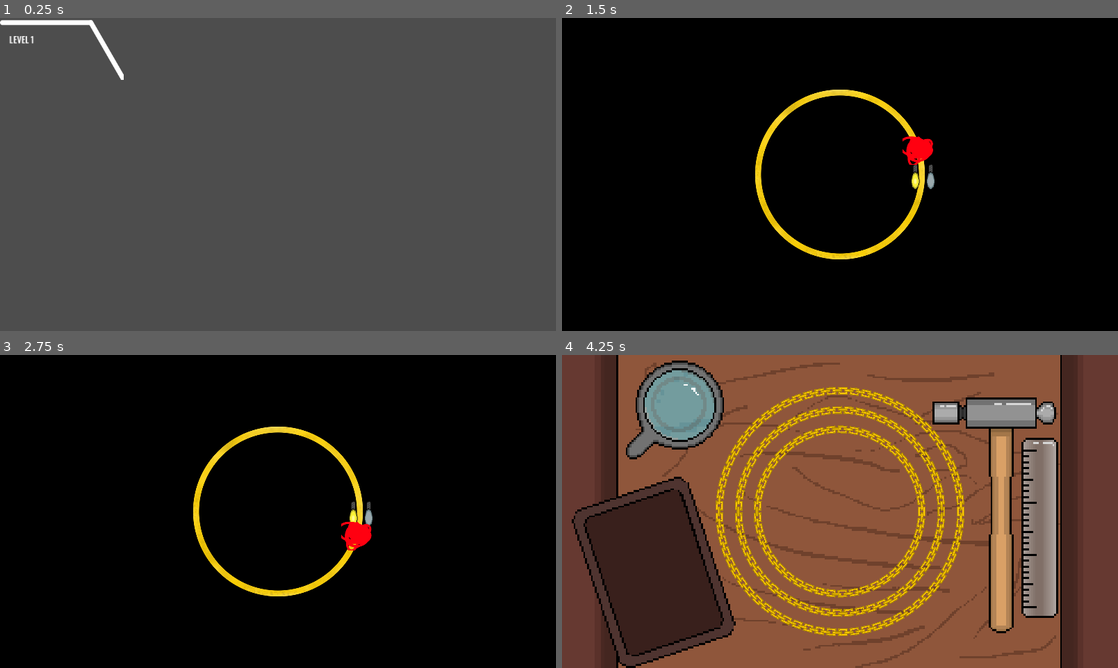
Above: before the commit, frames 1-4 (two rows, left to right).
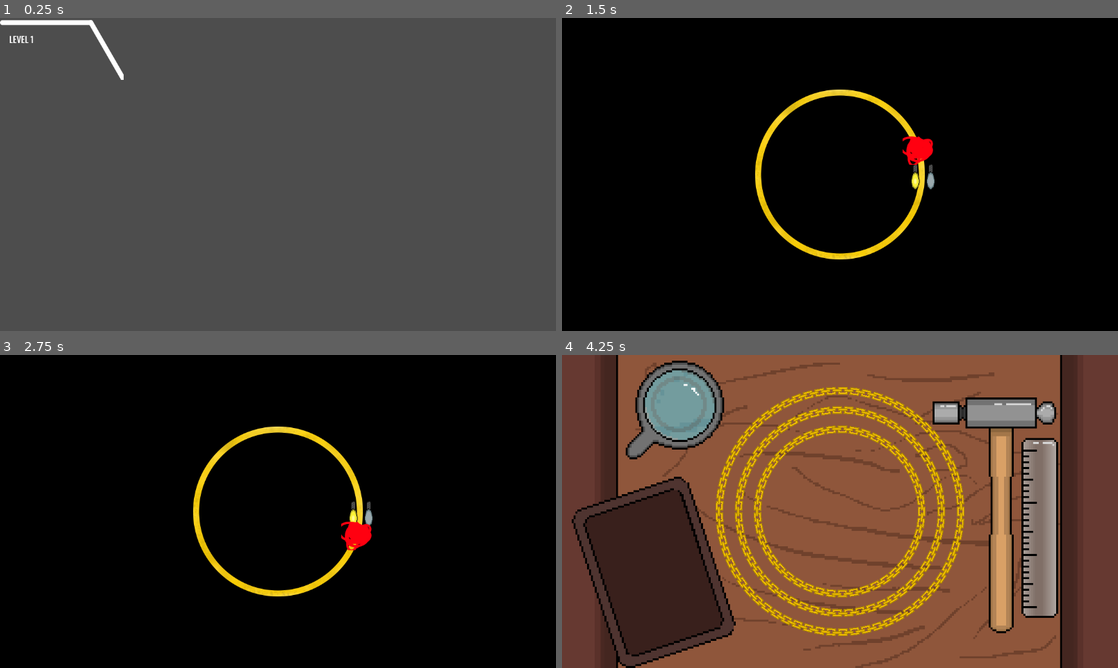
Above: after the commit, the same moments.

Repository: triangle-int/logi-charm
Game: Godot game, scene res://scenes/ui/branch.tscn
The game is run twice, just before and just after one commit, with the same random seed, the same clock (stepped at 60 frames per second) and the same inputs. This scene is started directly instead of the project's main scene.
Inputs (mouse positions are in pixels of both pictures, inside the frame that each line leads up to):
- Up to frame 1 (0.25 s): no input
- Up to frame 2 (1.5 s): click (623, 49) at 0.5 s; click (617, 46) at 1.25 s
- Up to frame 3 (2.75 s): tap Enter (ui_accept) at 2, 2.27 s; move the mouse to (400, 495) at 2.02 s; click (400, 495) at 2.17 s
- Up to frame 4 (4.25 s): drag from (728, 527) to (812, 574) at 2.77 s; move the mouse to (895, 442) at 3.52 s; click (895, 442) at 3.67 s

The runs differ from the first frame. In frame 1, less than 0.1% of the frame differs, in the area x 1-6%, y 5-9%; in frame 2, 0.3%; in frame 3, 0.3%; in frame 4, 2.9%, in the area x 1-90%, y 0-100%.

Commit message:
Fixed table aspect

Diff:
--- a/project.godot
+++ b/project.godot
@@ -22,7 +22,7 @@
 
 [display]
 
-window/stretch/mode="canvas_items"
+window/stretch/mode="viewport"
 window/stretch/aspect="expand"
 
 [rendering]
--- a/scenes/game.tscn
+++ b/scenes/game.tscn
@@ -6,6 +6,7 @@
 [ext_resource type="Script" path="res://scripts/chain/straight_chain.gd" id="5_rxk4b"]
 [ext_resource type="Texture2D" uid="uid://c8nvqsmkdwk86" path="res://sprites/background/table_background.png" id="5_s121d"]
 [ext_resource type="PackedScene" uid="uid://27ly8i0tovum" path="res://scenes/chain.tscn" id="6_mbphy"]
+[ext_resource type="Texture2D" uid="uid://d3xuk5p8mdhpn" path="res://sprites/background/table_toolbox.png" id="7_jwhax"]
 [ext_resource type="PackedScene" uid="uid://c25ufp6ujfbvv" path="res://scenes/chain_node.tscn" id="7_pxj6s"]
 
 [node name="Game" type="Node2D"]
@@ -48,6 +49,12 @@
 
 [node name="Pointer" parent="Center" instance=ExtResource("1_vpf3b")]
 
+[node name="Toolbox" type="Sprite2D" parent="."]
+texture_filter = 1
+scale = Vector2(4, 4)
+texture = ExtResource("7_jwhax")
+centered = false
+
 [node name="CanvasLayer" type="CanvasLayer" parent="."]
 layer = -20
 
@@ -61,3 +68,6 @@
 texture = ExtResource("5_s121d")
 expand_mode = 1
 stretch_mode = 6
+
+[node name="Camera2D" type="Camera2D" parent="."]
+offset = Vector2(576, 324)
--- /dev/null
+++ b/scenes/pickable_components/not_component_pickable.tscn
@@ -0,0 +1,12 @@
+[gd_scene load_steps=3 format=3 uid="uid://bdoqbc22revfl"]
+
+[ext_resource type="Script" path="res://scripts/component_pickable.gd" id="1_53oa5"]
+[ext_resource type="Texture2D" uid="uid://bquoii7l4rxt" path="res://sprites/gates/not_gate.png" id="1_jtm3u"]
+
+[node name="NotComponentPickable" type="Node2D"]
+script = ExtResource("1_53oa5")
+
+[node name="Sprite2D" type="Sprite2D" parent="."]
+texture_filter = 1
+scale = Vector2(2, 2)
+texture = ExtResource("1_jtm3u")
--- /dev/null
+++ b/scripts/component_pickable.gd
@@ -0,0 +1,31 @@
+extends Node2D
+
+@export var component: PackedScene
+
+@onready var sprite_2d = $Sprite2D
+
+var _is_dragged: bool
+var _component_instance: BaseComponent
+
+func _input(event):
+	_handle_pickup(event)
+	_handle_drag(event)
+
+func _handle_pickup(event):
+	if not event is InputEventMouseButton:
+		return
+
+	if event.button_index != MOUSE_BUTTON_LEFT:
+		return
+
+	if not sprite_2d.get_rect().has_point(to_local(event.position)):
+		return
+
+	_is_dragged = event.pressed
+
+	if _is_dragged:
+		_component_instance = component.instantiate() as BaseComponent
+
+func _handle_drag(event):
+	if not _is_dragged:
+		return
Not shown, added: export_presets.cfg
Not shown: 1 places in scenes/game.tscn that only renumber resources
Binary file changed: sprites/background/table_background.aseprite
Binary file changed: sprites/background/table_background.png
Binary file added: sprites/background/table_toolbox.png
Not shown, added: sprites/background/table_toolbox.png.import
